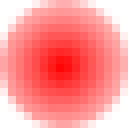
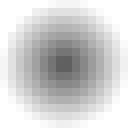
Layered file, before and after one edit (128x128). Changes by layer:
added layer "Pasted Layer #1" above "Layer #1" over box(0, 0, 128, 128)
hid "Layer" over box(0, 0, 128, 128)
